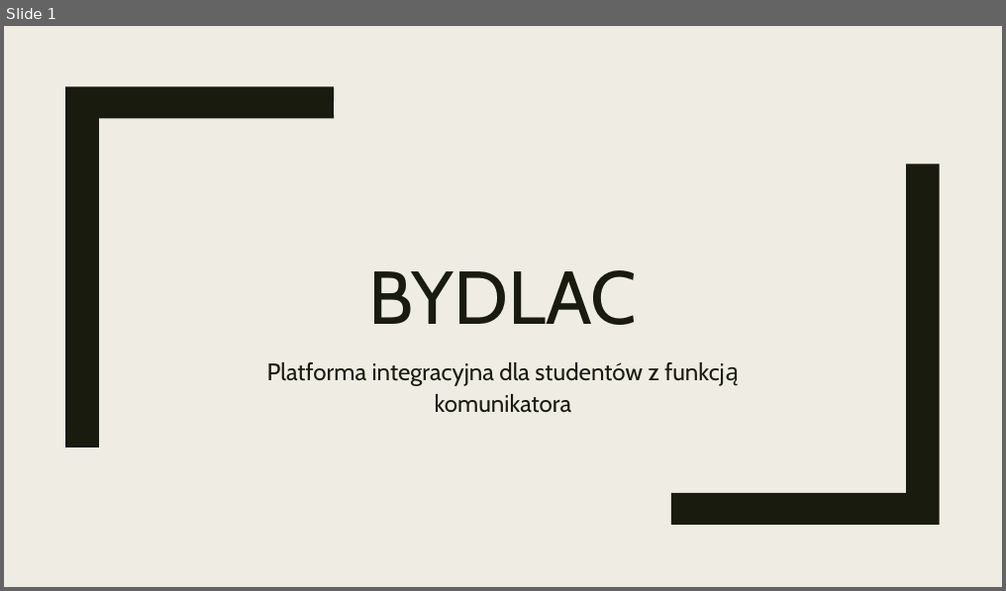
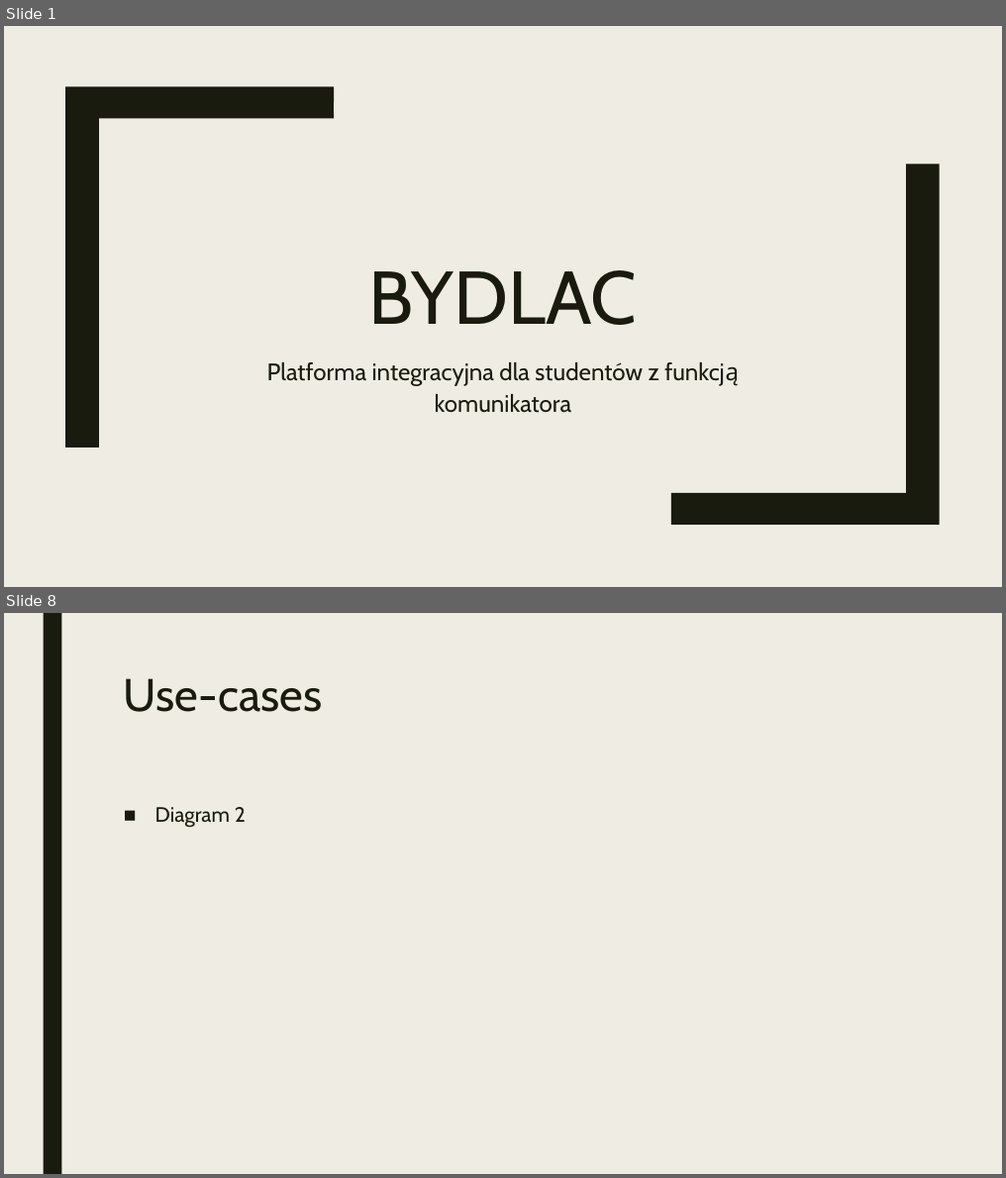
Before and after one commit to kacienk/Bydlac, a slide deck: EduResources/PrezentacjaInżynieria1.pptx. Shown one above the other, each under a label of ours: slide 1 before the commit, slides 1 and 8 after it; the slides between them are not shown. The pictures are 1006x591 and 1006x1178 pixels, drawn with LibreOffice and Linux fonts; fonts in the diff are those of the drawing. Boxes give left, top, right and bottom in pixels: in the first picture for what was removed or moved away, otherwise in the second. Text is boxed around its words. In the diff, an @@ line names an element or a change of style, - is before the commit and + after.

```diff
--- a/EduResources/PrezentacjaInżynieria1.pptx
+++ b/EduResources/PrezentacjaInżynieria1.pptx
@@ slide 8 added at (4,613,1002,1174), background #EFEDE3 @@
@@ rectangle added at (43,613,61,1174), fill #191B0E @@
@@ title added at (124,678,322,712), 44 pt, text #191B0E @@
+Use-cases
@@ text added at (155,807,246,828), 20 pt, text #191B0E @@
+■ Diagram 2
```
Also in this commit, not shown: 2 slides changed, 5 other slides added, 1 slide removed.
